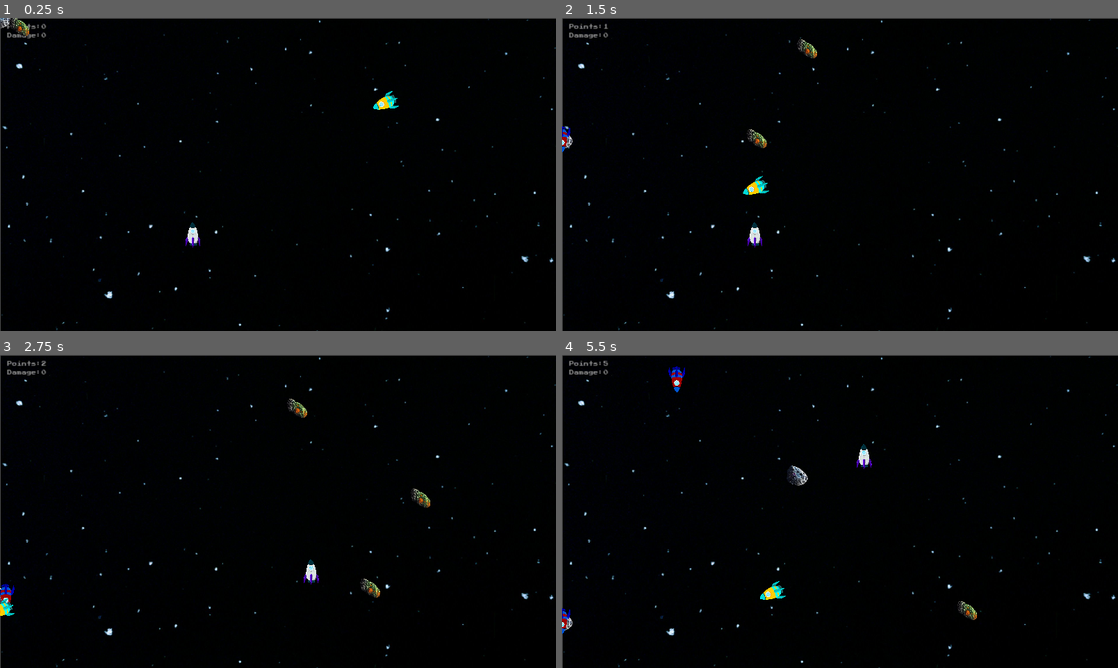
Above: before the commit, frames 1-4 (two rows, left to right).
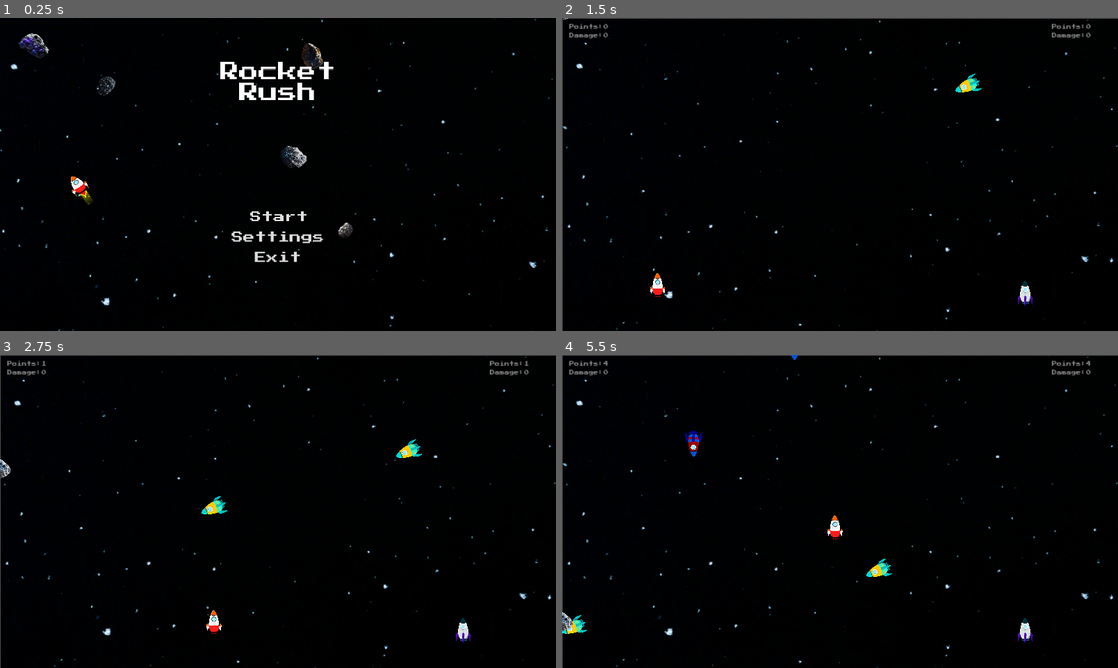
Above: after the commit, the same moments.

Repository: SilverDontAsk/Rocket-Rush
Game: Godot game, scene res://Main/Title Screen/TitleScreen.tscn
Same seed, same stepped clock (60 frames per second), same inputs: the game is played once before the commit and once after it. Before the commit the project starts from res://Main/Single Mode/Scenes/main.tscn.
Inputs (mouse positions are in pixels of both pictures, inside the frame that each line leads up to):
- Up to frame 1 (0.25 s): no input
- Up to frame 2 (1.5 s): click (840, 218) at 0.5 s, where only the run after the commit has a clickable "Start"; click (840, 205) at 1.25 s, where only the run after the commit has a clickable "Versus Mode"
- Up to frame 3 (2.75 s): tap Enter (ui_accept) at 2, 2.27 s; hold D (Right) from 2.03 s (still down)
- Up to frame 4 (5.5 s): release D (Right) at 2.78 s; hold S (Down) 2.78-3.53 s; tap Enter (ui_accept) at 3.02, 4.52, 5.27 s; hold D (Right) 3.53-4.28 s; hold W (Up) 4.28-5.03 s; hold A (Left) from 5.03 s (still down)

The runs differ from the first frame. In frame 1, 4.0% of the frame differs, in the area x 0-100%, y 0-100%; in frame 2, 1.8%; in frame 3, 2.0%; in frame 4, 2.2%.

Commit message:
Fixed some things, added HUD difference for both ships on Versus mode, issues left are obstacles stopping on parts of the screen

Diff:
--- a/Main/Single Mode/Scenes/main.tscn
+++ b/Main/Single Mode/Scenes/main.tscn
@@ -10,17 +10,17 @@
 [ext_resource type="PackedScene" uid="uid://btlucany8pck7" path="res://Main/Single Mode/Scenes/enemyship_2.tscn" id="7_5qdnl"]
 
 [sub_resource type="RectangleShape2D" id="RectangleShape2D_fwglt"]
-size = Vector2(0.250004, 806)
+size = Vector2(0.559678, 1385)
 
 [node name="Single" type="Node2D"]
 script = ExtResource("1_nw3jx")
 
 [node name="TextureRect" type="TextureRect" parent="."]
 texture_filter = 1
-offset_left = 1.0
-offset_top = 1.0
-offset_right = 1160.0
-offset_bottom = 656.0
+offset_left = -8.0
+offset_top = -8.0
+offset_right = 1176.0
+offset_bottom = 672.0
 texture = ExtResource("2_w3388")
 expand_mode = 1
 stretch_mode = 6
@@ -34,14 +34,18 @@
 [node name="Asteroid" parent="Timer" groups=["enemy"] instance=ExtResource("3_6vq6u")]
 
 [node name="enemyship" parent="Timer" groups=["enemy"] instance=ExtResource("2_ysp0a")]
+position = Vector2(-56, 48)
 
 [node name="Asteroid2" parent="Timer" groups=["enemy"] instance=ExtResource("6_6vbxo")]
+position = Vector2(600, -72)
 
 [node name="enemyship2" parent="Timer" groups=["enemy"] instance=ExtResource("7_5qdnl")]
+position = Vector2(-40, -32)
 
 [node name="Limits" type="Node2D" parent="."]
 
 [node name="LeftLimit" type="StaticBody2D" parent="Limits"]
+position = Vector2(0, -8)
 
 [node name="CollisionShape2D" type="CollisionShape2D" parent="Limits/LeftLimit"]
 texture_filter = 1
@@ -49,6 +53,7 @@
 shape = SubResource("RectangleShape2D_fwglt")
 
 [node name="RightLimit" type="StaticBody2D" parent="Limits"]
+position = Vector2(352, 72)
 
 [node name="CollisionShape2D" type="CollisionShape2D" parent="Limits/RightLimit"]
 texture_filter = 1
@@ -56,10 +61,11 @@
 shape = SubResource("RectangleShape2D_fwglt")
 
 [node name="BottomLimit" type="StaticBody2D" parent="Limits"]
+position = Vector2(110, 34)
 
 [node name="CollisionShape2D" type="CollisionShape2D" parent="Limits/BottomLimit"]
 texture_filter = 1
-position = Vector2(403, 501)
+position = Vector2(450, 622)
 rotation = 1.5708
 shape = SubResource("RectangleShape2D_fwglt")
 
@@ -67,7 +73,7 @@
 
 [node name="CollisionShape2D" type="CollisionShape2D" parent="Limits/UpperLimit"]
 texture_filter = 1
-position = Vector2(403, -1)
+position = Vector2(515.5, -0.282346)
 rotation = 1.5708
 shape = SubResource("RectangleShape2D_fwglt")
 
--- a/Main/Single Mode/Scripts/main.gd
+++ b/Main/Single Mode/Scripts/main.gd
@@ -19,25 +19,25 @@
 	if randomEnemy == 1:
 		var enemyShip = pre_enemyShip.instantiate()
 		self.call_deferred("add_child", enemyShip)
-		enemyShip.position.x = round(randf_range(0.0, 500.0))
+		enemyShip.position.x = round(randf_range(0.0, 1000.0))
 		enemyShip.add_to_group("enemy")
 
 	elif randomEnemy == 2:
 		var asteroid = pre_asteroid.instantiate()
 		self.call_deferred("add_child", asteroid)
-		asteroid.position.x = round(randf_range(0.0, 500.0))
+		asteroid.position.x = round(randf_range(0.0, 1000.0))
 		asteroid.add_to_group("enemy")
 
 	elif randomEnemy == 3:
 		var asteroid2 = pre_asteroid2.instantiate()
 		self.call_deferred("add_child", asteroid2)
-		asteroid2.position.x = round(randf_range(0.0, 500.0))
+		asteroid2.position.x = round(randf_range(0.0, 1000.0))
 		asteroid2.add_to_group("enemy")
 
 	elif  randomEnemy == 4:
 		var enemyShip2 = pre_enemyShip2.instantiate()
 		self.call_deferred("add_child", enemyShip2)
-		enemyShip2.position.x = round(randf_range(0.0, 500.0))
+		enemyShip2.position.x = round(randf_range(0.0, 1000.0))
 		enemyShip2.add_to_group("enemy")
 
 func _physics_process(delta):
@@ -63,15 +63,13 @@
 		GlobalScript.Damage += 25
 		area.queue_free()
 
-	# Si el daño llega a 100, el jugador pierde
-	if GlobalScript.Damage >= 100:
-		var current_score = GlobalScript.points
-		if current_score > GlobalScript.highscore:
-			GlobalScript.highscore = current_score
-			GlobalScript.save_highscore()  # Guardar el nuevo highscore
-
-		get_tree().change_scene_to_file("res://Titlescreen/GameOver.tscn")
-
 func reset_game():
 	GlobalScript.points = 0
 	GlobalScript.Damage = 0
+
+func game_over():
+	var current_score = GlobalScript.points
+	if current_score > GlobalScript.highscore:
+		GlobalScript.highscore = current_score
+		GlobalScript.save_highscore()
+	get_tree().change_scene_to_file("res://Main/Single Mode/Scenes/GameOver.tscn")
--- a/Main/Single Mode/Scripts/player.gd
+++ b/Main/Single Mode/Scripts/player.gd
@@ -1,17 +1,22 @@
 extends CharacterBody2D
 
-func _physics_process(_delta):
+@onready var main_script = get_parent()
+var damage_cooldown = 0.5 # this is in seconds
+var time_since_dmg = 0.0
+
+func _physics_process(delta):
 	# Movement logic
-	if Input.is_action_pressed("Right"):
+	time_since_dmg += delta
+	if Input.is_action_pressed("move_right"):
 		self.velocity.x = get_parent().player_speed  # Accessing player_speed from parent
-	elif Input.is_action_pressed("Left"):
+	elif Input.is_action_pressed("move_left"):
 		self.velocity.x = -get_parent().player_speed
 	else:
 		self.velocity.x = 0.0
 
-	if Input.is_action_pressed("Down"):
+	if Input.is_action_pressed("move_down"):
 		self.velocity.y = get_parent().player_speed
-	elif Input.is_action_pressed("Up"):
+	elif Input.is_action_pressed("move_up"):
 		self.velocity.y = -get_parent().player_speed
 	else:
 		self.velocity.y = 0.0
@@ -25,9 +30,7 @@
 func _on_area_2d_area_entered(area: Area2D):
 	if area.is_in_group("enemy"):
 		GlobalScript.Damage += 25
-		if GlobalScript.Damage >= 100:
-			var current_score = GlobalScript.points
-			if current_score > GlobalScript.highscore:
-				GlobalScript.highscore = current_score
-				GlobalScript.save_highscore()
-			get_tree().change_scene_to_file("res://Main/Single Mode/Scenes/GameOver.tscn")
+		time_since_dmg = 0.0
+
+		if GlobalScript.Damage >= 100 or GlobalScript.Damage2 >= 100:
+			main_script.game_over()
--- a/Main/Title Screen/ModeSelection.tscn
+++ b/Main/Title Screen/ModeSelection.tscn
@@ -38,10 +38,10 @@
 [node name="TextureRect" type="TextureRect" parent="."]
 texture_filter = 1
 layout_mode = 0
-offset_left = -5.0
-offset_top = -4.0
-offset_right = 805.0
-offset_bottom = 510.0
+offset_left = -1.0
+offset_top = -6.0
+offset_right = 1156.0
+offset_bottom = 664.0
 texture = ExtResource("2_q4a18")
 expand_mode = 1
 stretch_mode = 6
@@ -51,10 +51,10 @@
 top_level = true
 texture_filter = 1
 layout_mode = 0
-offset_left = 320.0
-offset_top = 86.0
-offset_right = 504.0
-offset_bottom = 151.0
+offset_left = 488.0
+offset_top = 160.0
+offset_right = 672.0
+offset_bottom = 225.0
 theme_override_fonts/font = ExtResource("3_6cvvf")
 theme_override_font_sizes/font_size = 15
 text = "Rocket
@@ -96,10 +96,10 @@
 [node name="Single" type="Button" parent="."]
 texture_filter = 1
 layout_mode = 2
-offset_left = 288.0
-offset_top = 225.0
-offset_right = 527.0
-offset_bottom = 249.0
+offset_left = 464.0
+offset_top = 288.0
+offset_right = 703.0
+offset_bottom = 312.0
 theme_override_colors/font_disabled_color = Color(0.00784314, 1, 1, 1)
 theme_override_colors/font_hover_pressed_color = Color(0.00784314, 1, 1, 1)
 theme_override_colors/font_hover_color = Color(0.00784314, 1, 1, 1)
@@ -116,10 +116,10 @@
 
 [node name="BackToMenu" type="Button" parent="."]
 layout_mode = 2
-offset_left = 289.0
-offset_top = 321.0
-offset_right = 528.0
-offset_bottom = 345.0
+offset_left = 462.0
+offset_top = 458.0
+offset_right = 701.0
+offset_bottom = 482.0
 theme_override_colors/font_disabled_color = Color(0.00784314, 1, 1, 1)
 theme_override_colors/font_hover_pressed_color = Color(0.00784314, 1, 1, 1)
 theme_override_colors/font_hover_color = Color(0.00784314, 1, 1, 1)
@@ -135,10 +135,10 @@
 
 [node name="VersusMode" type="Button" parent="."]
 layout_mode = 2
-offset_left = 278.0
-offset_top = 273.0
-offset_right = 517.0
-offset_bottom = 297.0
+offset_left = 462.0
+offset_top = 376.0
+offset_right = 701.0
+offset_bottom = 400.0
 theme = SubResource("Theme_s61kv")
 theme_override_colors/font_disabled_color = Color(0.00784314, 1, 1, 1)
 theme_override_colors/font_hover_pressed_color = Color(0.00784314, 1, 1, 1)
--- a/Main/Versus Mode/player2.gd
+++ b/Main/Versus Mode/player2.gd
@@ -1,17 +1,23 @@
 extends CharacterBody2D
 
-func _physics_process(_delta):
+@onready var main_script = get_parent()
+
+var damage_cooldown = 0.5 # this is in seconds
+var time_since_dmg = 0.0
+
+func _physics_process(delta):
 	# Movement logic
-	if Input.is_action_pressed("2right"):
+	time_since_dmg += delta
+	if Input.is_action_pressed("Right"):
 		self.velocity.x = get_parent().player_speed
-	elif Input.is_action_pressed("2left"):
+	elif Input.is_action_pressed("Left"):
 		self.velocity.x = -get_parent().player_speed
 	else:
 		self.velocity.x = 0.0
 
-	if Input.is_action_pressed("2down"):
+	if Input.is_action_pressed("Down"):
 		self.velocity.y = get_parent().player_speed
-	elif Input.is_action_pressed("2up"):
+	elif Input.is_action_pressed("Up"):
 		self.velocity.y = -get_parent().player_speed
 	else:
 		self.velocity.y = 0.0
@@ -24,9 +30,7 @@
 func _on_area_2d_area_entered(area: Area2D) -> void:
 	if area.is_in_group("enemy"):
 		GlobalScript.Damage2 += 25  # Aumentar el daño del jugador 2
-		if GlobalScript.Damage2 >= 100:
-			var current_score = GlobalScript.points
-			if current_score > GlobalScript.highscore:
-				GlobalScript.highscore = current_score
-				GlobalScript.save_highscore()
-			get_tree().change_scene_to_file("res://Titlescreen/GameOver.tscn")
+		time_since_dmg = 0.0
+
+		if GlobalScript.Damage2 >= 100 or GlobalScript.Damage >= 100:
+			main_script.game_over()
--- a/Main/Versus Mode/versus.gd
+++ b/Main/Versus Mode/versus.gd
@@ -1,10 +1,10 @@
 extends Node2D
 
-var pre_enemyShip = preload("res://Scenes/enemyship.tscn")
-var pre_asteroid = preload("res://Scenes/asteroid.tscn")
-var pre_asteroid2 = preload("res://Scenes/asteroids_2.tscn")
-var pre_enemyShip2 = preload("res://Scenes/enemyship_2.tscn")
-var pre_player = preload("res://Scenes/Player.tscn")  # Asegúrate de que la ruta sea correcta
+var pre_enemyShip = preload("res://Main/Single Mode/Scenes/enemyship.tscn")
+var pre_asteroid = preload("res://Main/Single Mode/Scenes/asteroid.tscn")
+var pre_asteroid2 = preload("res://Main/Single Mode/Scenes/asteroids_2.tscn")
+var pre_enemyShip2 = preload("res://Main/Single Mode/Scenes/enemyship_2.tscn")
+var pre_player = preload("res://Main/Versus Mode/Player2.tscn")  # Asegúrate de que la ruta sea correcta
 var time_accumulated = 0.0  # Variable para rastrear el tiempo transcurrido
 var time_alive = 0.0  # Rastrear el tiempo de vida
 var player_speed = 350
@@ -56,24 +56,18 @@
 
 	# Actualiza el HUD con puntos y daño
 	$HUD/PuntosCantidad.text = str(GlobalScript.points)
-	$HUD/DamageCantidad.text = str(GlobalScript.Damage)
+	$HUD/DamageCantidad.text = str(GlobalScript.Damage2)
 
-# Detectar colisiones con naves enemigas o asteroides
-func _on_Area2D_area_entered(area: Area2D):
-	if area.is_in_group("enemy"):
-		print("Choque con enemigo")
-		GlobalScript.Damage1 += 25
-		area.queue_free()
-
-	# Si el daño llega a 100, el jugador pierde
-	if GlobalScript.Damage1 >= 100:
-		var current_score = GlobalScript.points
-		if current_score > GlobalScript.highscore:
-			GlobalScript.highscore = current_score
-			GlobalScript.save_highscore()  # Guardar el nuevo highscore
-
-		get_tree().change_scene_to_file("res://Titlescreen/GameOver.tscn")
+	$HUD2/PuntosCantidad.text = str(GlobalScript.points)
+	$HUD2/DamageCantidad.text = str(GlobalScript.Damage)
 
 func reset_game():
 	GlobalScript.points = 0
 	GlobalScript.Damage = 0
+
+func game_over():
+	var current_score = GlobalScript.points
+	if current_score > GlobalScript.highscore:
+		GlobalScript.highscore = current_score
+		GlobalScript.save_highscore()
+	get_tree().change_scene_to_file("res://Main/Single Mode/Scenes/GameOver.tscn")
--- a/Main/Versus Mode/versus.tscn
+++ b/Main/Versus Mode/versus.tscn
@@ -11,7 +11,7 @@
 [ext_resource type="FontFile" uid="uid://c6iq4etgeu2o2" path="res://Main/Assets/PressStart2P-Regular.ttf" id="8_l8hwu"]
 
 [sub_resource type="RectangleShape2D" id="RectangleShape2D_fwglt"]
-size = Vector2(0.500008, 806)
+size = Vector2(9.06552, 1326.5)
 
 [node name="Versus" type="Node2D"]
 script = ExtResource("1_6vcqg")
@@ -20,17 +20,17 @@
 texture_filter = 1
 offset_left = 1.0
 offset_top = 1.0
-offset_right = 802.0
-offset_bottom = 506.0
+offset_right = 1152.0
+offset_bottom = 656.0
 texture = ExtResource("2_gxwov")
 expand_mode = 1
 stretch_mode = 6
 
 [node name="Player" parent="." groups=["player"] instance=ExtResource("3_uqjmf")]
-position = Vector2(577, 480)
+position = Vector2(960, 584)
 
 [node name="Player2" parent="." groups=["player"] instance=ExtResource("4_bfcep")]
-position = Vector2(198, 479)
+position = Vector2(200, 568)
 
 [node name="Timer" type="Timer" parent="."]
 autostart = true
@@ -38,12 +38,16 @@
 [node name="Asteroid" parent="Timer" groups=["enemy"] instance=ExtResource("4_jq8ak")]
 
 [node name="enemyship" parent="Timer" groups=["enemy"] instance=ExtResource("5_hrfp5")]
+position = Vector2(-56, -96)
 
 [node name="Asteroid2" parent="Timer" groups=["enemy"] instance=ExtResource("6_m4ot6")]
+position = Vector2(864, -40)
 
 [node name="enemyship2" parent="Timer" groups=["enemy"] instance=ExtResource("7_3x0il")]
+position = Vector2(16, -24)
 
 [node name="Limits" type="Node2D" parent="."]
+position = Vector2(1, 0)
 
 [node name="LeftLimit" type="StaticBody2D" parent="Limits"]
 
@@ -56,14 +60,14 @@
 
 [node name="CollisionShape2D" type="CollisionShape2D" parent="Limits/RightLimit"]
 texture_filter = 1
-position = Vector2(800, 246)
+position = Vector2(1152, 256)
 shape = SubResource("RectangleShape2D_fwglt")
 
 [node name="BottomLimit" type="StaticBody2D" parent="Limits"]
 
 [node name="CollisionShape2D" type="CollisionShape2D" parent="Limits/BottomLimit"]
 texture_filter = 1
-position = Vector2(403, 501)
+position = Vector2(577.5, 653.937)
 rotation = 1.5708
 shape = SubResource("RectangleShape2D_fwglt")
 
@@ -71,7 +75,7 @@
 
 [node name="CollisionShape2D" type="CollisionShape2D" parent="Limits/UpperLimit"]
 texture_filter = 1
-position = Vector2(403, -1)
+position = Vector2(488.75, -3.46964)
 rotation = 1.5708
 shape = SubResource("RectangleShape2D_fwglt")
 
@@ -122,4 +126,52 @@
 text = "0
 "
 
+[node name="HUD2" type="Node2D" parent="."]
+position = Vector2(1000, 0)
+
+[node name="Puntos" type="Label" parent="HUD2"]
+modulate = Color(1, 1, 1, 0.560784)
+offset_left = 15.0
+offset_top = 14.0
+offset_right = 143.0
+offset_bottom = 42.0
+theme_override_colors/font_shadow_color = Color(0, 0, 0, 1)
+theme_override_fonts/font = ExtResource("8_l8hwu")
+theme_override_font_sizes/font_size = 10
+text = "Points: "
+
+[node name="PuntosCantidad" type="Label" parent="HUD2"]
+modulate = Color(1, 1, 1, 0.560784)
+offset_left = 86.0
+offset_top = 14.0
+offset_right = 191.0
+offset_bottom = 34.0
+theme_override_colors/font_shadow_color = Color(0, 0, 0, 1)
+theme_override_fonts/font = ExtResource("8_l8hwu")
+theme_override_font_sizes/font_size = 10
+text = "0"
+
+[node name="Damage" type="Label" parent="HUD2"]
+modulate = Color(1, 1, 1, 0.560784)
+offset_left = 15.0
+offset_top = 32.0
+offset_right = 143.0
+offset_bottom = 60.0
+theme_override_colors/font_shadow_color = Color(0, 0, 0, 1)
+theme_override_fonts/font = ExtResource("8_l8hwu")
+theme_override_font_sizes/font_size = 10
+text = "Damage:"
+
+[node name="DamageCantidad" type="Label" parent="HUD2"]
+modulate = Color(1, 1, 1, 0.560784)
+offset_left = 86.0
+offset_top = 32.0
+offset_right = 110.0
+offset_bottom = 52.0
+theme_override_colors/font_shadow_color = Color(0, 0, 0, 1)
+theme_override_fonts/font = ExtResource("8_l8hwu")
+theme_override_font_sizes/font_size = 10
+text = "0
+"
+
 [connection signal="timeout" from="Timer" to="." method="_on_timer_timeout"]
--- a/Main/globalScript.gd
+++ b/Main/globalScript.gd
@@ -2,6 +2,7 @@
 
 @export var points = 0         # Puntos del jugador
 @export var Damage = 0        # Daño del jugador
+@export var Damage2 = 0
 @export var highscore = 0      # Variable para almacenar el highscore
 @export var is_single_player = true  # Simplificado a un solo jugador
 
--- a/project.godot
+++ b/project.godot
@@ -11,7 +11,7 @@
 [application]
 
 config/name="New Game Project"
-run/main_scene="res://Main/Single Mode/Scenes/main.tscn"
+run/main_scene="res://Main/Title Screen/TitleScreen.tscn"
 config/features=PackedStringArray("4.3", "Forward Plus")
 config/icon="res://icon.svg"
 
@@ -32,22 +32,22 @@
 }
 move_left={
 "deadzone": 0.5,
-"events": [Object(InputEventKey,"resource_local_to_scene":fa …(140 unchanged characters)… d":false,"keycode":0,"physical_keycode":65,"key_label":0,"unicode":97,"location":0,"echo":false,"script":null)
+"events": [Object(InputEventKey,"resource_local_to_scene":fa …(140 unchanged characters)… d":false,"keycode":0,"physical_keycode":4194319,"key_label":0,"unicode":0,"location":0,"echo":false,"script":null)
 ]
 }
 move_right={
 "deadzone": 0.5,
-"events": [Object(InputEventKey,"resource_local_to_scene":fa …(140 unchanged characters)… d":false,"keycode":0,"physical_keycode":68,"key_label":0,"unicode":100,"location":0,"echo":false,"script":null)
+"events": [Object(InputEventKey,"resource_local_to_scene":fa …(140 unchanged characters)… d":false,"keycode":0,"physical_keycode":4194321,"key_label":0,"unicode":0,"location":0,"echo":false,"script":null)
 ]
 }
 move_up={
 "deadzone": 0.5,
-"events": [Object(InputEventKey,"resource_local_to_scene":fa …(140 unchanged characters)… d":false,"keycode":0,"physical_keycode":87,"key_label":0,"unicode":119,"location":0,"echo":false,"script":null)
+"events": [Object(InputEventKey,"resource_local_to_scene":fa …(140 unchanged characters)… d":false,"keycode":0,"physical_keycode":4194320,"key_label":0,"unicode":0,"location":0,"echo":false,"script":null)
 ]
 }
 move_down={
 "deadzone": 0.5,
-"events": [Object(InputEventKey,"resource_local_to_scene":fa …(140 unchanged characters)… d":false,"keycode":0,"physical_keycode":83,"key_label":0,"unicode":115,"location":0,"echo":false,"script":null)
+"events": [Object(InputEventKey,"resource_local_to_scene":fa …(140 unchanged characters)… d":false,"keycode":0,"physical_keycode":4194322,"key_label":0,"unicode":0,"location":0,"echo":false,"script":null)
 ]
 }
 Right={
Not shown, added: MVP/GameImages/GameOverScreen.png.import
Not shown, added: MVP/GameImages/GamePreview.png.import
Not shown, added: MVP/GameImages/Settings.png.import
Not shown, added: MVP/GameImages/Titlescreen.png.import
Not shown, removed: MVP/README.md
Not shown, changed: README.md
